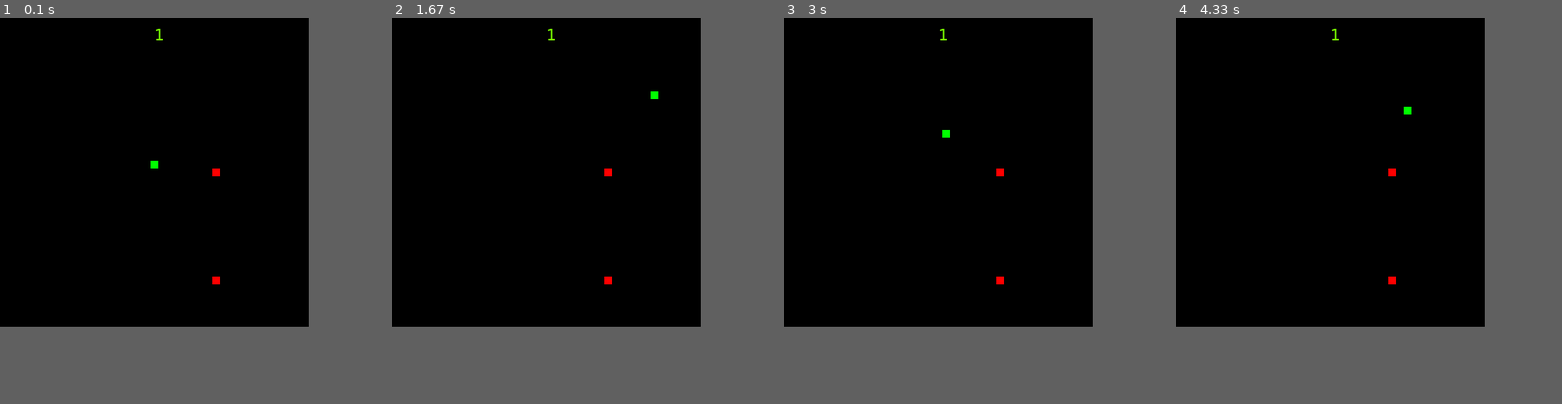
Above: before the commit, frames 1-4 (left to right).
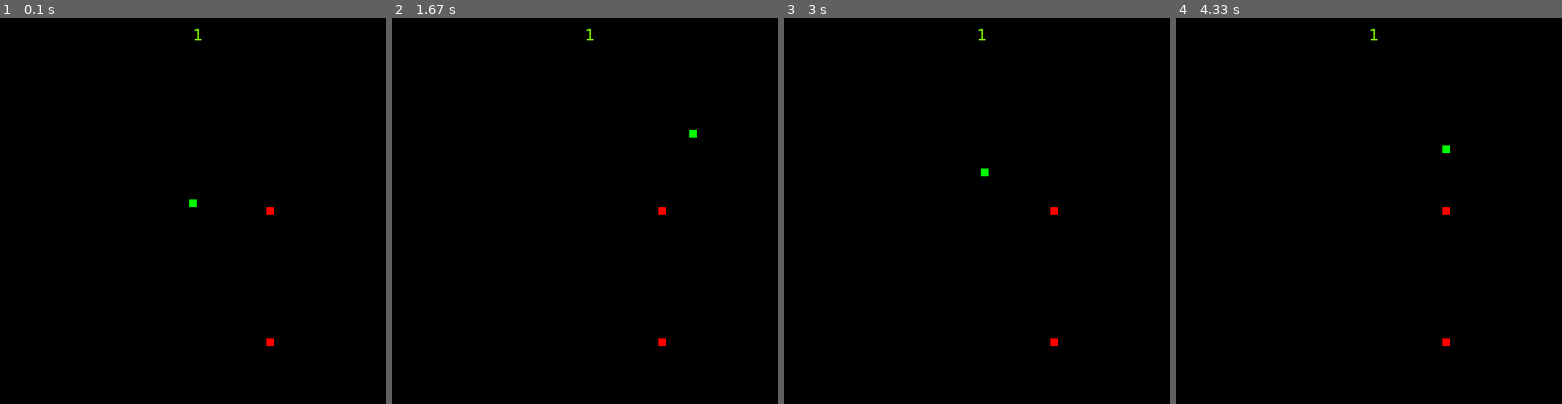
Above: after the commit, the same moments.

Repository: meaniebeanie22/pygame-games
Game: pygame game, started from wip/snake.py
The game is run twice, just before and just after one commit, with the same random seed, the same clock (stepped at 60 frames per second) and the same inputs.
Inputs:
- Up to frame 1 (0.1 s): no input
- Up to frame 2 (1.67 s): hold Right 0.33-0.8 s; hold Up 0.83-1.13 s; hold Right 1.17-1.63 s
- Up to frame 3 (3 s): hold Left 1.67-2.2 s; hold Down 2.23-2.53 s; hold Left 2.57-2.97 s
- Up to frame 4 (4.33 s): hold Up 3-3.37 s; hold Right 3.4-4.03 s; hold Down from 4.07 s (still down)
In our replay, the window is 400x400 before the commit and 500x500 after it. These sizes can differ from the game's own. Grey fills any space a smaller window leaves; there, only what the larger window draws over its background counts as a difference.

The runs differ from the first frame. In frame 1, 0.3% of the frame differs, in the area x 39-71%, y 2-85%; in frame 2, 0.3%; in frame 3, 0.3%; in frame 4, 0.3%.

Commit message:
getting there

Diff:
--- a/wip/snake.py
+++ b/wip/snake.py
@@ -7,8 +7,8 @@
 pygame.init()
 vec = pygame.math.Vector2 #2 for two dimensional
 
-HEIGHT = 400
-WIDTH = 400
+HEIGHT = 500
+WIDTH = 500
 FPS = 15
 SPEED = 10
 APPLES = 2
@@ -53,13 +53,11 @@
             self.pos.x -= SPEED
 
         self.rect.center = self.pos
-        self.cells.append(self.pos)
 
         # deal with cells
         self.cells.insert(0, self.pos)
-        if len(self.cells) > self.score:
+        while len(self.cells) > self.score:
             self.cells.pop()
-
 
     def update(self):
         hits = pygame.sprite.spritecollide(self, apples, False)
@@ -101,22 +99,25 @@
         break
 
     displaysurface.fill((0,0,0))
-    f = pygame.font.SysFont("Verdana", 20)
-    g  = f.render(str(P1.score), True, (123,255,0))
-    displaysurface.blit(g, (WIDTH/2, 10))
 
     for entity in all_sprites:
         if isinstance(entity, Player):
+            print(entity.cells)
             for cell in entity.cells:
                 sur = pygame.Surface((10,10))
                 sur.fill((0,255,0))
                 rec = sur.get_rect()
                 rec.center = cell
+                print(rec)
                 displaysurface.blit(sur, rec)
         else:
             displaysurface.blit(entity.surf, entity.rect)
 
         entity.move()
 
+    f = pygame.font.SysFont("Verdana", 20)
+    g  = f.render(str(P1.score), True, (123,255,0))
+    displaysurface.blit(g, (WIDTH/2, 10))
+
     pygame.display.update()
     FramePerSec.tick(FPS)
